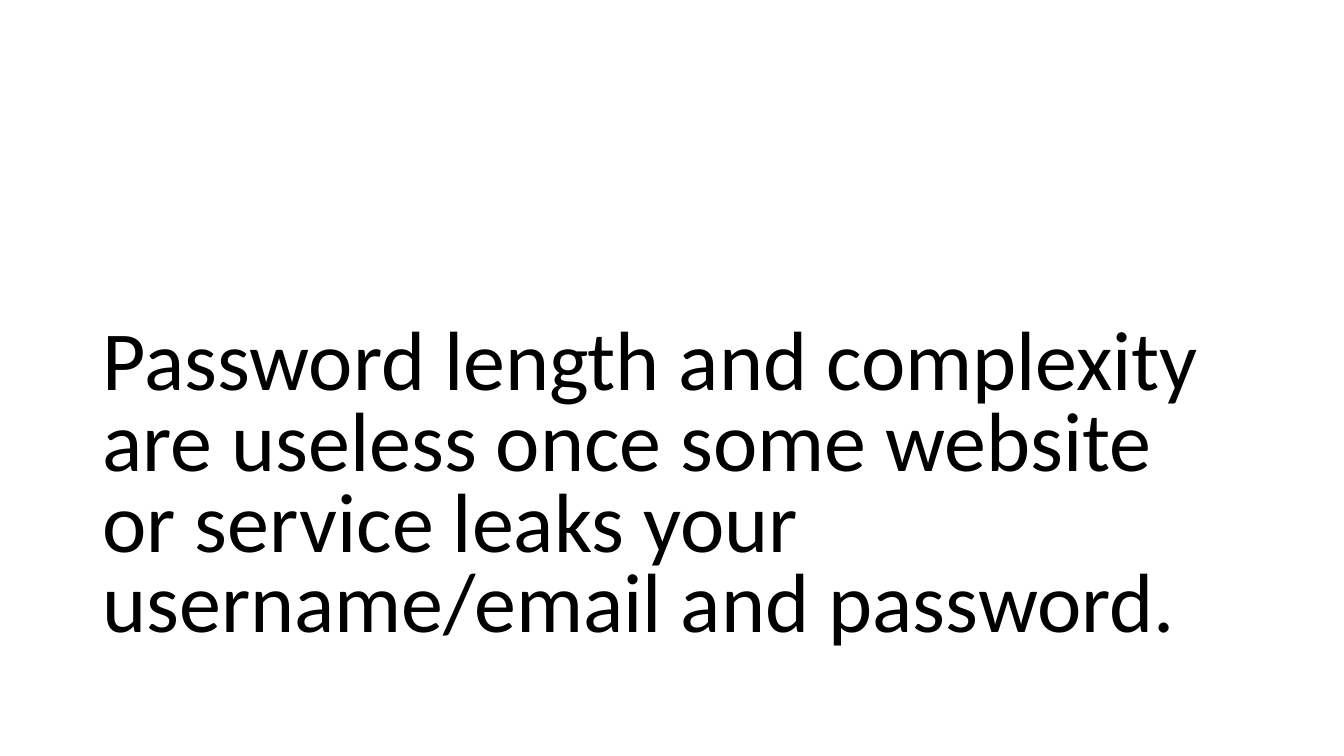
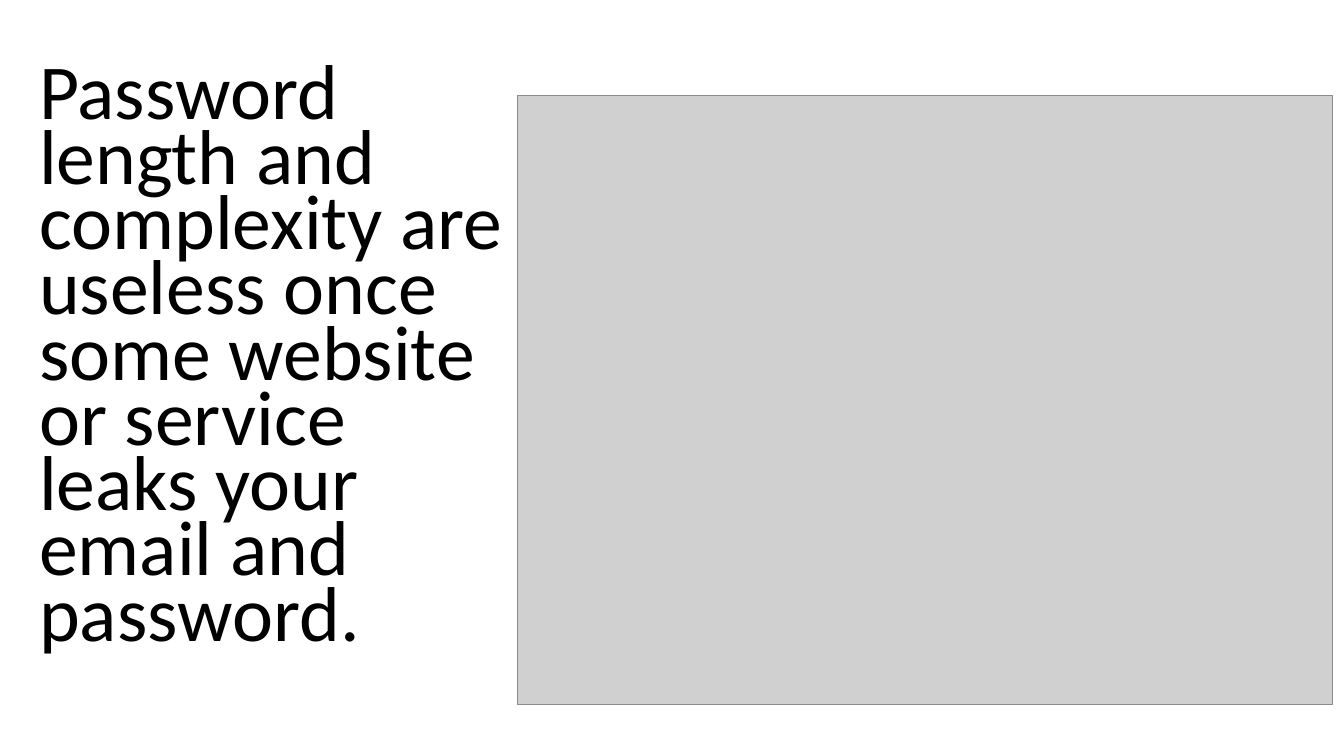
Before and after one commit to williamadba/Public-Presentations, a slide deck: slide 5 of Personal Practical Cybersecurity/Personal Practical Cybersecurity.pptx (slide 4 before the commit). Drawn at 1344x756 pixels with LibreOffice and Linux fonts; fonts in the diff are those of the drawing; grey boxes stand for pictures. Boxes give left, top, right and bottom in pixels: in the first picture for what was removed or moved away, otherwise in the second. Text is boxed around its words. In the diff, an @@ line names an element or a change of style, - is before the commit and + after.

```diff
--- a/Personal Practical Cybersecurity/Personal Practical Cybersecurity.pptx
+++ b/Personal Practical Cybersecurity/Personal Practical Cybersecurity.pptx
@@ text at [39,65,503,654]: text changed; size 60 to 55.5 pt @@
-Password length and complexity are useless once some website or service leaks your username/email and password.
+Password length and complexity are useless once some website or service leaks your email and password.
@@ picture added at [518,96,1333,705] @@
```
Also in this commit, not shown: 4 other slides changed, 1 slide added.
